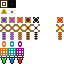
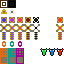
Comparing the layer stacks of the two 64px x 64px images. Changes:
painted on "Background" over [0, 48, 64, 64]
